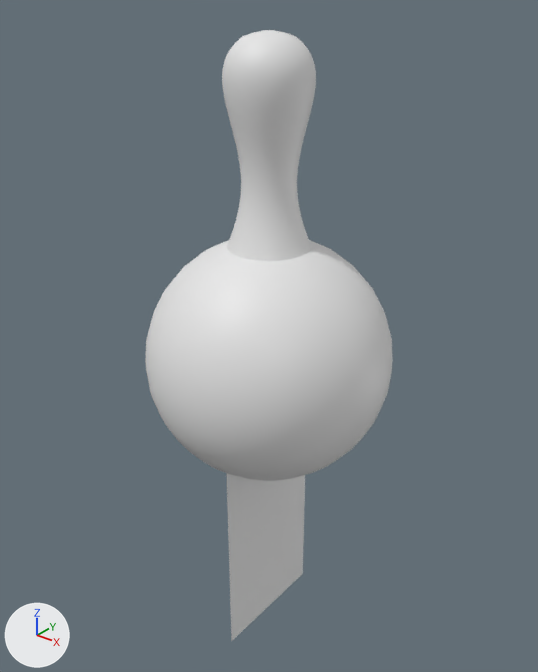
What one commit did to the COLLADA model CG-Project/BowlingGame/res/model/pin.dae.
The view is the same before and after, from a 50 mm lens placed at (0.369, -0.462, 0.415), pointed at (-0.009, 0.011, 0.122). Lighting does not change. The marker at lower left points along +X, +Y and +Z. Where no turn or scale is listed for an object, it has been applied to the vertices. Vertices at the same position are counted once.

Script lines for the objects in view, before the commit:
```python
me_nurbspath_002 = bpy.data.meshes.new('NurbsPath.002')
me_nurbspath_002.from_pydata(...)  # 1536 vertices, 3068 faces; spans x -0.059..0.059, y -0.059..0.059, z 0.0..0.378
me_plane = bpy.data.meshes.new('Plane')
me_plane.from_pydata([(0.0, -0.06, 0.19), (0.0, -0.06, -0.19), (0.0, 0.06, 0.19), (0.0, 0.06, -0.19)], [], [(1, 2, 0), (1, 3, 2)])
me_sphere = bpy.data.meshes.new('Sphere')
me_sphere.from_pydata(...)  # a UV sphere (32 segments, 16 rings, poles along z) spanning x -0.109..0.109, y -0.109..0.109, z 0.0..0.218
ob_ball = bpy.data.objects.new('Ball', me_sphere)
ob_ball.location = (0.0, 0.0, 0.0)
ob_pinmesh = bpy.data.objects.new('PinMesh', me_nurbspath_002)
ob_pinmesh.location = (0.0, 0.0, 0.0)
ob_plane = bpy.data.objects.new('Plane', me_plane)
ob_plane.location = (0.0, 0.0, 0.0)
```
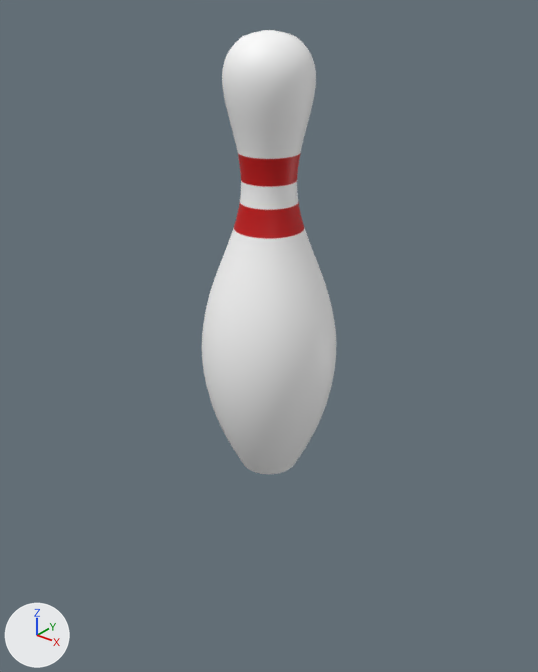
Where the change shows, as pixel boxes [x1, y1, x2, y2] in the pictures (538 x 672 px):
```json
{"object": "Ball", "change": "deleted", "before": [145, 240, 393, 481]}
{"object": "PinMesh", "change": "recoloured, surface changed", "before": [202, 30, 336, 474], "after": [202, 30, 336, 474]}
{"object": "Plane", "change": "deleted", "before": [226, 473, 305, 640]}
{"part": 1, "of": "me_nurbspath_002", "change": "surface changed", "before": [222, 30, 316, 261], "after": [202, 30, 336, 474]}
```

Scene script edits in JSON lines:
```json
{"op": "add", "block": "img_bowling_pin_texture_1_jpg", "code": ["img_bowling_pin_texture_1_jpg = load_image('bowling pin texture 1.jpg', 'bowling pin texture 1.jpg', 200, 400, 'sRGB')"]}
{"op": "add", "block": "mat_pin", "code": ["mat_pin = principled_material('Pin')", "mat_pin.texture = img_bowling_pin_texture_1_jpg"]}
{"block": "me_nurbspath_002", "where": "me_nurbspath_002.from_pydata(...)  # 1536 vertices, 3068 faces; spans x -0.059..0.059, y -0.059..0.059, z 0.0..0.378"}
{"block": "me_nurbspath_002", "where": "# used by ob_pinmesh; location = (0.0, 0.0, 0.0)"}
{"block": "me_nurbspath_002", "change": "me_nurbspath_002 part 1: texture (UV) coordinates of 3068 of 3068 faces, centred in x -0.059..0.059, y -0.059..0.059, z 0.0..0.378, changed; they spanned u 0.0..1.0, v -1.91..1.91 and now span u 0.0..1.0, v 0.1..0.94"}
{"op": "add", "block": "me_nurbspath_002", "code": "me_nurbspath_002.materials.append(mat_pin)  # picture img_bowling_pin_texture_1_jpg"}
{"op": "remove", "block": "ob_ball", "code": ["ob_ball = bpy.data.objects.new('Ball', me_sphere)", "ob_ball.location = (0.0, 0.0, 0.0)"]}
{"op": "remove", "block": "ob_plane", "code": ["ob_plane = bpy.data.objects.new('Plane', me_plane)", "ob_plane.location = (0.0, 0.0, 0.0)"]}
```
